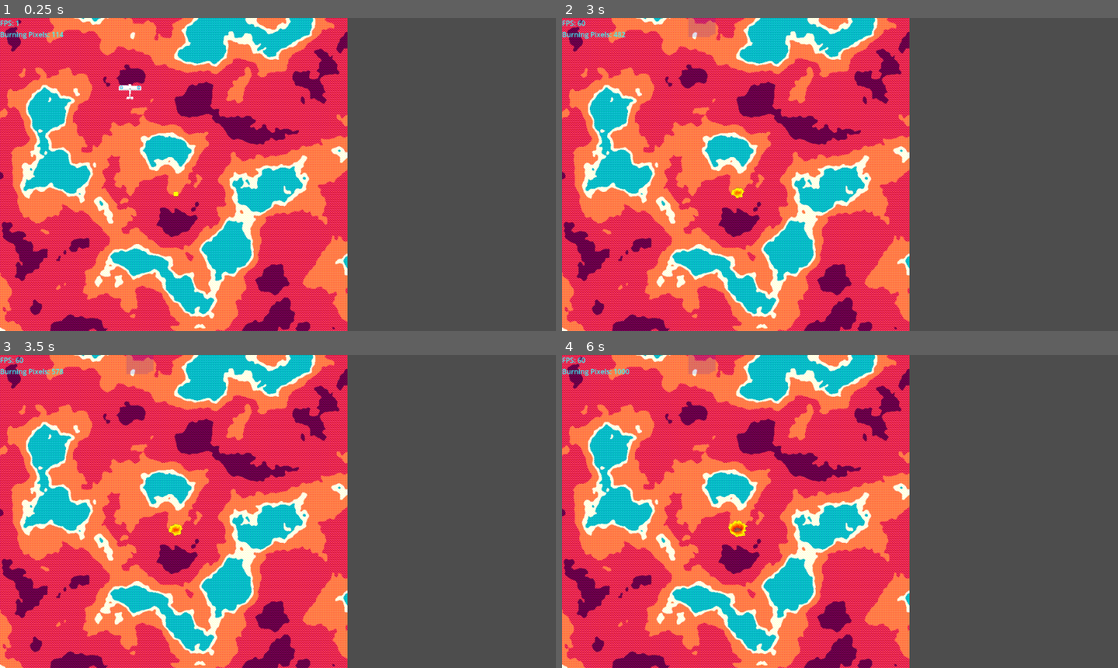
Above: before the commit, frames 1-4 (two rows, left to right).
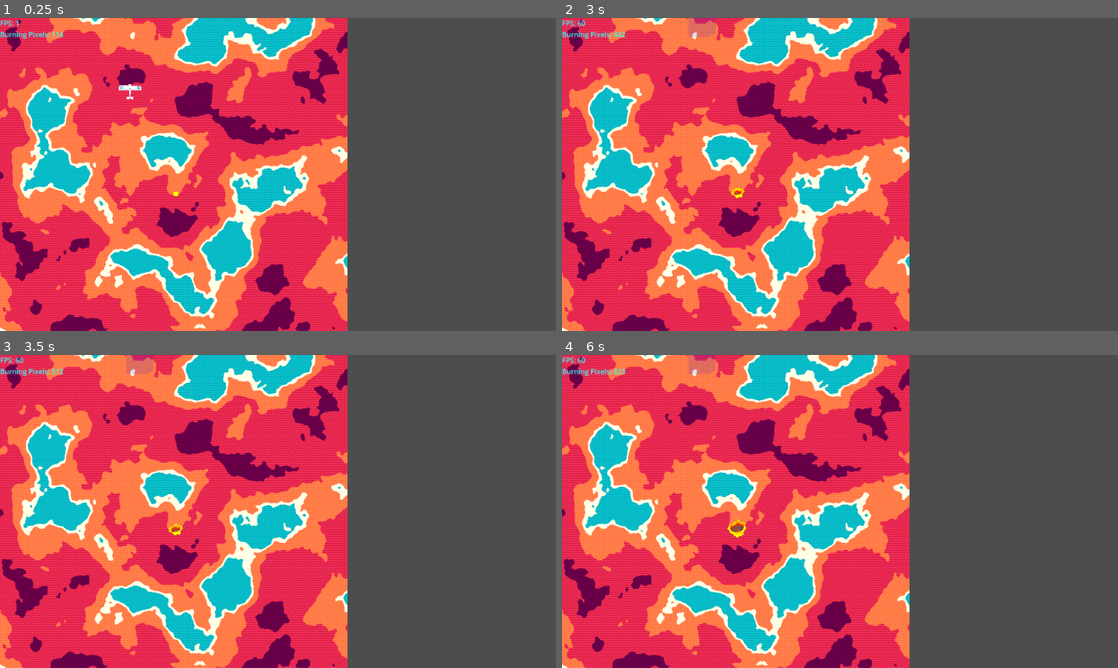
Above: after the commit, the same moments.

Repository: Levartar/2025-Brackeys-Game-Jam
Game: Godot game, scene res://scenes/game.tscn
Two runs of this game, one before a commit and one after it. Both use one fixed random seed, a clock stepped at 60 frames per second and the inputs below.
Inputs:
- Up to frame 1 (0.25 s): no input
- Up to frame 2 (3 s): hold D (right) 0.53-1.28 s; tap Space (deploy) every 0.75 s from 0.6 to 2.85 s; hold A (left) 1.28-2.03 s; tap Enter at 2 s; hold D (right) from 2.03 s (still down)
- Up to frame 3 (3.5 s): keep holding D (right)
- Up to frame 4 (6 s): release D (right) at 3.53 s; hold A (left) 3.53-5.78 s; tap Space (deploy) every 0.75 s from 3.6 to 5.85 s; hold D (right) from 5.78 s (still down)

Frame 1 is identical in both runs. In frame 2, less than 0.1% of the frame differs, in the area x 10-33%, y 4-58%; in frame 3, less than 0.1%; in frame 4, 0.2%, in the area x 9-34%, y 4-59%.

Commit message:
change material lifetimes

Diff:
--- a/scripts/earth_texture.gd
+++ b/scripts/earth_texture.gd
@@ -14,11 +14,11 @@
       "ignition_chance": 0.0},
     "forest":   {
       "color": Color(0.75, 0.15, 0.26, 1.0),
-      "lifetime": 10.0,
+      "lifetime": 20.0,
       "ignition_chance": 0.5},
     "grass":    {
       "color": Color(0.95, 0.38, 0.25, 1.0),
-      "lifetime": 5.0,
+      "lifetime": 3.0,
       "ignition_chance": 1},
     "sand":     {
       "color": Color(0.95, 0.82, 0.74, 1.0),
